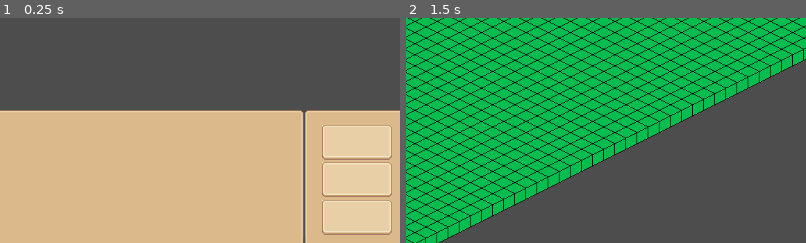
Above: before the commit, frames 1-2 (left to right).
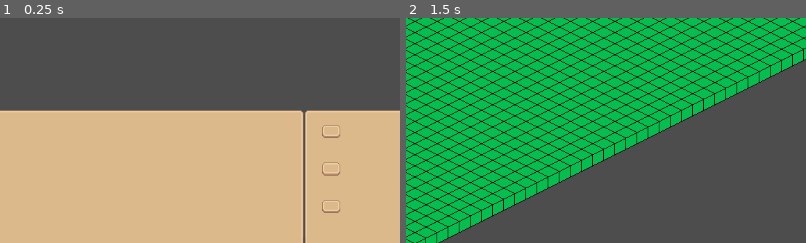
Above: after the commit, the same moments.

Repository: Heese-Gymnasium/Software_Projekt_Julius_Philipp
Game: Godot game, scene res://scenes/ingame_ui.tscn
Same seed, same stepped clock (60 frames per second), same inputs: the game is played once before the commit and once after it. This scene is started directly instead of the project's main scene.
Inputs (mouse positions are % of the whole screen's width and height, from its top left; square brackets give the same spot before the commit, where the layout moved):
- Up to frame 1 (0.25 s): no input
- Up to frame 2 (1.5 s): click (93, 76) [93, 92] at 0.5 s; tap Enter at 1.25 s
The pictures show only the part of the screen within x 49-99%, y 48-98%; the shares and areas given below are measured in that part.

The runs differ from the first frame. In frame 1, 7.8% of the frame differs, in the area x 80-98%, y 47-97%; in frame 2, nothing differs.

Commit message:
UiTexturebutton_handeling

Diff:
--- a/scenes/ingame_ui.tscn
+++ b/scenes/ingame_ui.tscn
@@ -1,10 +1,8 @@
-[gd_scene load_steps=5 format=3 uid="uid://qteqg5mylr5e"]
+[gd_scene load_steps=4 format=3 uid="uid://qteqg5mylr5e"]
 
 [ext_resource type="Texture2D" uid="uid://dmvyr3l3qdg1k" path="res://assets/Sprout Lands - UI Pack - Basic pack/Sprite sheets/Sprite sheet for Basic Pack.png" id="1_v3yap"]
-[ext_resource type="Texture2D" uid="uid://cg7w5owkm0an5" path="res://assets/Sprout Lands - UI Pack - Basic pack/Sprite sheets/buttons/Square Buttons 26x19.png" id="2_031h6"]
 [ext_resource type="Script" uid="uid://dwm4amv2r106q" path="res://scenes/v_box_container_2.gd" id="2_h2rwu"]
-
-[sub_resource type="CanvasTexture" id="CanvasTexture_v3yap"]
+[ext_resource type="Texture2D" uid="uid://bqly47uxjmuhu" path="res://assets/Square Buttons 26x19.png" id="3_h2rwu"]
 
 [node name="IngameUi" type="Control"]
 layout_mode = 3
@@ -78,73 +76,30 @@
 size_flags_vertical = 4
 script = ExtResource("2_h2rwu")
 
+[node name="TextureButton" type="TextureButton" parent="VBoxContainer/MarginContainer3/VBoxContainer2"]
+custom_minimum_size = Vector2(100, 50)
+layout_mode = 2
+size_flags_horizontal = 4
+size_flags_vertical = 4
+texture_normal = ExtResource("3_h2rwu")
+
 [node name="TextureButton2" type="TextureButton" parent="VBoxContainer/MarginContainer3/VBoxContainer2"]
 custom_minimum_size = Vector2(100, 50)
 layout_mode = 2
 size_flags_horizontal = 4
 size_flags_vertical = 4
-texture_normal = SubResource("CanvasTexture_v3yap")
-
-[node name="NinePatchRect2" type="NinePatchRect" parent="VBoxContainer/MarginContainer3/VBoxContainer2/TextureButton2"]
-layout_mode = 1
-anchors_preset = 15
-anchor_right = 1.0
-anchor_bottom = 1.0
-grow_horizontal = 2
-grow_vertical = 2
-texture = ExtResource("2_031h6")
-region_rect = Rect2(11, 38, 26, 19)
-patch_margin_left = 4
-patch_margin_top = 4
-patch_margin_right = 4
-patch_margin_bottom = 6
+texture_normal = ExtResource("3_h2rwu")
 
 [node name="TextureButton3" type="TextureButton" parent="VBoxContainer/MarginContainer3/VBoxContainer2"]
 custom_minimum_size = Vector2(100, 50)
 layout_mode = 2
 size_flags_horizontal = 4
 size_flags_vertical = 4
-texture_normal = SubResource("CanvasTexture_v3yap")
-
-[node name="NinePatchRect2" type="NinePatchRect" parent="VBoxContainer/MarginContainer3/VBoxContainer2/TextureButton3"]
-layout_mode = 1
-anchors_preset = 15
-anchor_right = 1.0
-anchor_bottom = 1.0
-grow_horizontal = 2
-grow_vertical = 2
-texture = ExtResource("2_031h6")
-region_rect = Rect2(11, 38, 26, 19)
-patch_margin_left = 4
-patch_margin_top = 4
-patch_margin_right = 4
-patch_margin_bottom = 6
-
-[node name="NinePatchRect2" type="NinePatchRect" parent="VBoxContainer/MarginContainer3/VBoxContainer2"]
-custom_minimum_size = Vector2(100, 50)
-layout_mode = 2
-size_flags_horizontal = 4
-size_flags_vertical = 4
-texture = ExtResource("2_031h6")
-region_rect = Rect2(11, 38, 26, 19)
-patch_margin_left = 4
-patch_margin_top = 4
-patch_margin_right = 4
-patch_margin_bottom = 6
-
-[node name="TextureButton" type="TextureButton" parent="VBoxContainer/MarginContainer3/VBoxContainer2/NinePatchRect2"]
-custom_minimum_size = Vector2(100, 50)
-layout_mode = 1
-anchors_preset = 15
-anchor_right = 1.0
-anchor_bottom = 1.0
-grow_horizontal = 2
-grow_vertical = 2
-size_flags_horizontal = 4
-size_flags_vertical = 4
-texture_normal = SubResource("CanvasTexture_v3yap")
+texture_normal = ExtResource("3_h2rwu")
 
 [node name="seperator" type="Control" parent="VBoxContainer"]
 layout_mode = 2
 
-[connection signal="pressed" from="VBoxContainer/MarginContainer3/VBoxContainer2/NinePatchRect2/TextureButton" to="VBoxContainer/MarginContainer3/VBoxContainer2" method="_on_texture_button_pressed"]
+[connection signal="pressed" from="VBoxContainer/MarginContainer3/VBoxContainer2/TextureButton" to="VBoxContainer/MarginContainer3/VBoxContainer2" method="_on_texture_button_pressed"]
+[connection signal="pressed" from="VBoxContainer/MarginContainer3/VBoxContainer2/TextureButton2" to="VBoxContainer/MarginContainer3/VBoxContainer2" method="_on_texture_button_pressed"]
+[connection signal="pressed" from="VBoxContainer/MarginContainer3/VBoxContainer2/TextureButton3" to="VBoxContainer/MarginContainer3/VBoxContainer2" method="_on_texture_button_pressed"]
Binary file added: assets/Complete_UI_Essential_Pack_Free/01_Flat_Theme/Aseprite/UI_Flat.aseprite
Binary file added: assets/Complete_UI_Essential_Pack_Free/01_Flat_Theme/Aseprite/UI_FlatAnimated.aseprite
Binary file added: assets/Complete_UI_Essential_Pack_Free/01_Flat_Theme/Sprites/UI_Flat_Banner01a.png
Not shown, added: assets/Complete_UI_Essential_Pack_Free/01_Flat_Theme/Sprites/UI_Flat_Banner01a.png.import
Binary file added: assets/Complete_UI_Essential_Pack_Free/01_Flat_Theme/Sprites/UI_Flat_Banner02a.png
Not shown, added: assets/Complete_UI_Essential_Pack_Free/01_Flat_Theme/Sprites/UI_Flat_Banner02a.png.import
Binary file added: assets/Complete_UI_Essential_Pack_Free/01_Flat_Theme/Sprites/UI_Flat_Banner03a.png
Not shown, added: assets/Complete_UI_Essential_Pack_Free/01_Flat_Theme/Sprites/UI_Flat_Banner03a.png.import
Binary file added: assets/Complete_UI_Essential_Pack_Free/01_Flat_Theme/Sprites/UI_Flat_Banner04a.png
Not shown, added: assets/Complete_UI_Essential_Pack_Free/01_Flat_Theme/Sprites/UI_Flat_Banner04a.png.import
Binary file added: assets/Complete_UI_Essential_Pack_Free/01_Flat_Theme/Sprites/UI_Flat_Bar01a.png
Not shown, added: assets/Complete_UI_Essential_Pack_Free/01_Flat_Theme/Sprites/UI_Flat_Bar01a.png.import
(and 398 more such lines)
